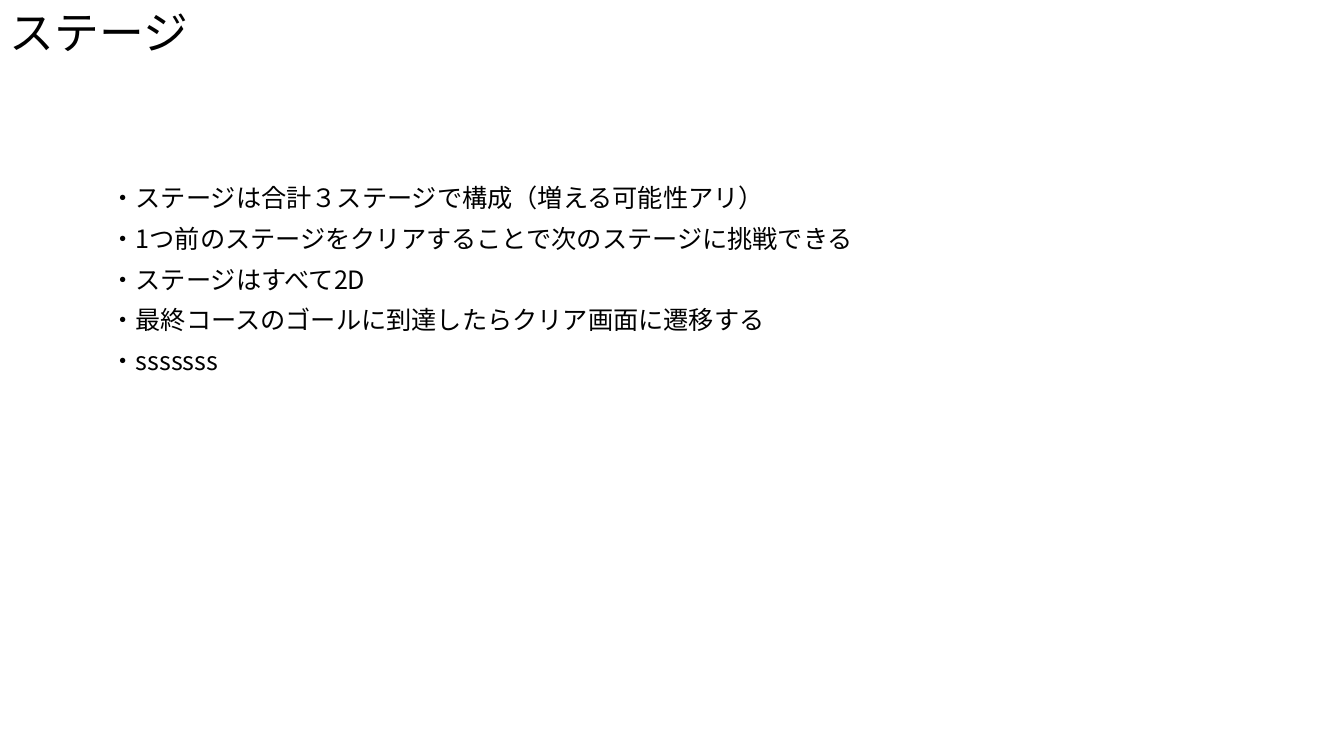
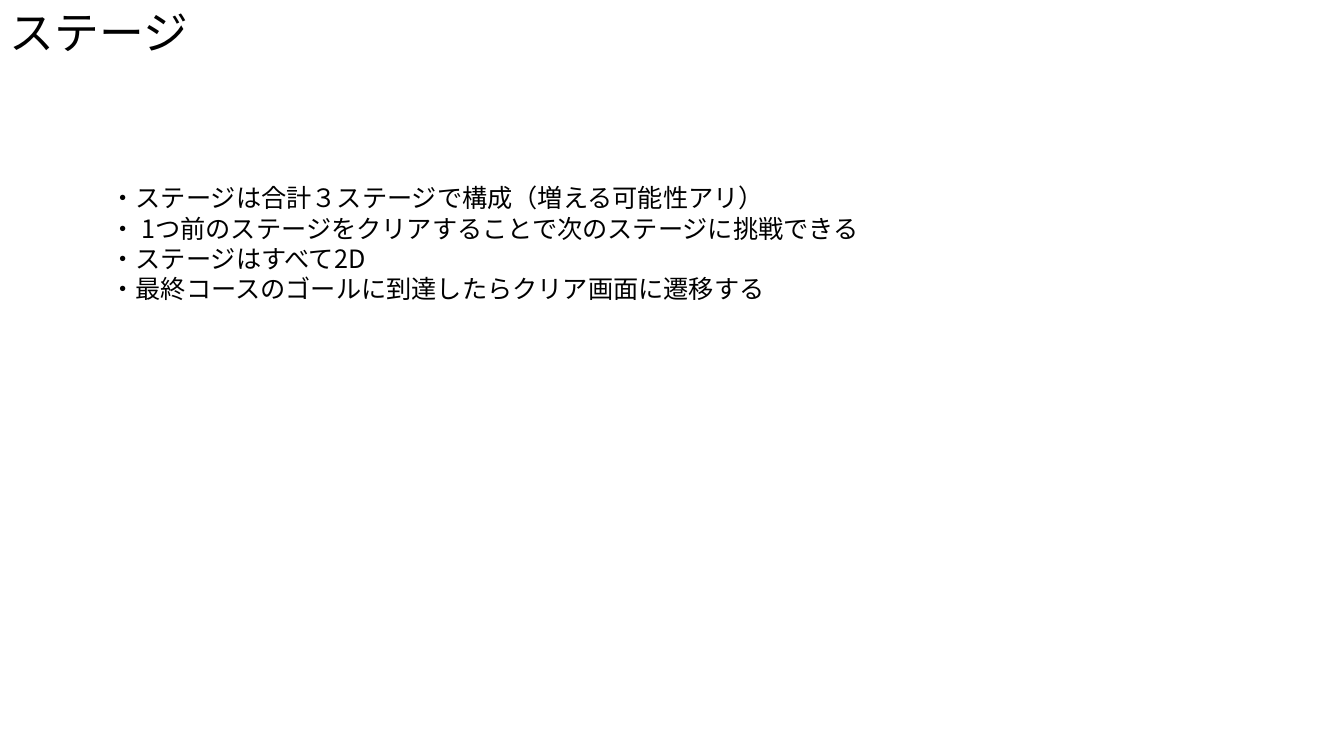
Before and after one commit to Akiyoshi-2/GameProbuctionPractice1, a slide deck: slide 1 of 仕様書/ステージ.pptx. Drawn at 1344x756 pixels with LibreOffice and Linux fonts; fonts in the diff are those of the drawing. Boxes give left, top, right and bottom in pixels: in the first picture for what was removed or moved away, otherwise in the second. Text is boxed around its words. In the diff, an @@ line names an element or a change of style, - is before the commit and + after.

Commit message:
仕様書/ステージの内容追加

```diff
--- a/仕様書/ステージ.pptx
+++ b/仕様書/ステージ.pptx
@@ text at (x1=111, y1=217, x2=858, y2=300): paragraphs added @@
+・ 1つ前のステージをクリアすることで次のステージに挑戦できる
+・ステージはすべて2D
+・最終コースのゴールに到達したらクリア画面に遷移する
@@ text removed at (x1=111, y1=227, x2=853, y2=250) @@
-・1つ前のステージをクリアすることで次のステージに挑戦できる
@@ text removed at (x1=111, y1=269, x2=366, y2=291) @@
-・ステージはすべて2D
@@ text removed at (x1=111, y1=307, x2=765, y2=331) @@
-・最終コースのゴールに到達したらクリア画面に遷移する
@@ text removed at (x1=111, y1=356, x2=219, y2=371) @@
-・sssssss
```
Also in this commit, not shown: 3 slides added.
